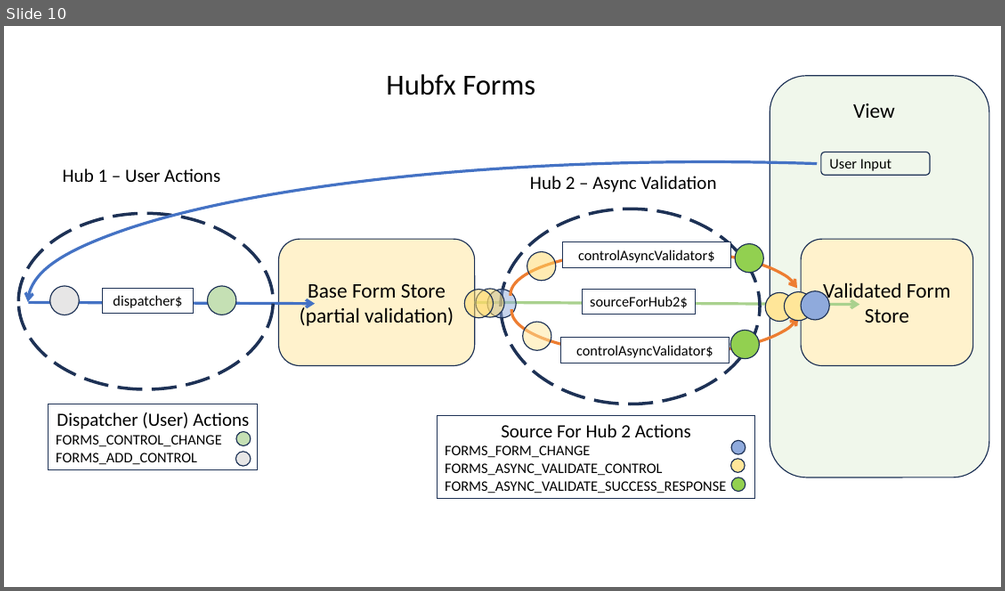
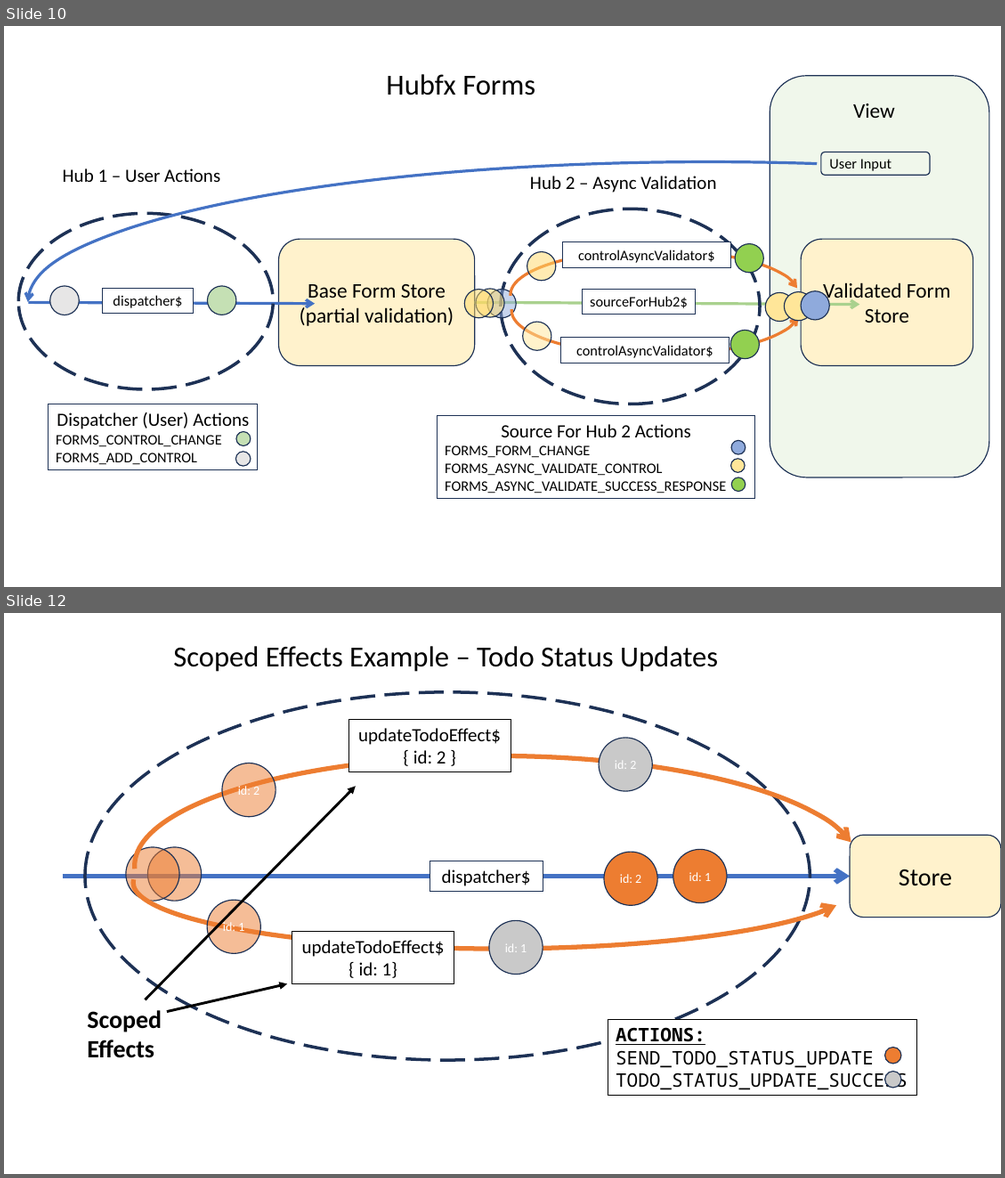
Before and after one commit to reactables/reactables, a slide deck: documentation/Hubfx Presentation.pptx. Shown one above the other, each under a label of ours: slide 10 before the commit, slides 10 and 12 after it; the slides between them are not shown. The pictures are 1005x591 and 1005x1178 pixels, drawn with LibreOffice and Linux fonts; fonts in the diff are those of the drawing. Boxes give left, top, right and bottom in pixels: in the first picture for what was removed or moved away, otherwise in the second. Text is boxed around its words. In the diff, an @@ line names an element or a change of style, - is before the commit and + after.

Commit message:
[11] Update core docs and add examples

```diff
--- a/documentation/Hubfx Presentation.pptx
+++ b/documentation/Hubfx Presentation.pptx
@@ slide 12 added at bbox=[4, 613, 1001, 1174], background #FFFFFF @@
@@ text added at bbox=[173, 646, 718, 672], 28 pt, text #000000 @@
+Scoped Effects Example – Todo Status Updates
@@ ellipse added at bbox=[85, 692, 809, 1060], outline #1E3256 3 pt dashed @@
@@ rectangle added at bbox=[348, 719, 511, 772], fill #FFFFFF, outline #000000 0.75 pt, 18 pt, text #000000 @@
+updateTodoEffect$
+{ id: 2 }
@@ ellipse added at bbox=[599, 738, 652, 792], fill #C9C9C9, outline #1E3256 1 pt, 12 pt, text #FFFFFF @@
+id: 2
@@ arc (boxed as its full ellipse) added at bbox=[135, 755, 859, 975], outline #ED7D31 4.5 pt @@
@@ ellipse added at bbox=[222, 763, 276, 817], fill #ED7D31 at 50% opacity, outline #1E3256 1 pt, 12 pt, text #FFFFFF @@
+id: 2
@@ arrow added from (146, 999) to (356, 786), #000000 2.5 pt @@
@@ arc (boxed as its full ellipse) added at bbox=[133, 817, 858, 949], outline #ED7D31 4.5 pt @@
@@ ellipse added at bbox=[126, 847, 179, 900], fill #ED7D31 at 50% opacity, outline #1E3256 1 pt @@
@@ ellipse added at bbox=[147, 847, 202, 900], fill #ED7D31 at 50% opacity, outline #1E3256 1 pt @@
@@ ellipse added at bbox=[604, 852, 657, 906], fill #ED7D31, outline #1E3256 1 pt, 12 pt, text #FFFFFF @@
+id: 2
@@ ellipse added at bbox=[673, 850, 727, 903], fill #ED7D31, outline #1E3256 1 pt, 12 pt, text #FFFFFF @@
+id: 1
@@ rounded rectangle added at bbox=[850, 835, 1001, 917], fill #FFF2CC, outline #1E3256 1 pt, 24 pt, text #000000 @@
+Store
@@ arrow added from (63, 876) to (850, 876), #4472C4 4.5 pt @@
@@ rectangle added at bbox=[429, 861, 542, 892], fill #FFFFFF, outline #1E3256 0.75 pt, 18 pt, text #000000 @@
+dispatcher$
@@ ellipse added at bbox=[208, 900, 261, 953], fill #ED7D31 at 50% opacity, outline #1E3256 1 pt, 12 pt, text #FFFFFF @@
+id: 1
@@ rectangle added at bbox=[291, 931, 454, 984], fill #FFFFFF, outline #000000 0.75 pt, 18 pt, text #000000 @@
+updateTodoEffect${ id: 1}
@@ ellipse added at bbox=[489, 920, 543, 974], fill #C9C9C9, outline #1E3256 1 pt, 12 pt, text #FFFFFF @@
+id: 1
@@ arrow added from (167, 1012) to (287, 984), #000000 2.5 pt @@
@@ text added at bbox=[87, 1010, 162, 1058], 24 pt, text #000000, bold @@
+Scoped Effects
@@ rectangle added at bbox=[608, 1020, 917, 1095], fill #FFFFFF, outline #000000 0.75 pt, 18 pt, text #000000 @@
+ACTIONS:
+SEND_TODO_STATUS_UPDATE
+TODO_STATUS_UPDATE_SUCCESS
@@ ellipse added at bbox=[885, 1046, 901, 1063], fill #ED7D31, outline #1E3256 1 pt @@
@@ ellipse added at bbox=[885, 1071, 901, 1088], fill #C9C9C9, outline #1E3256 1 pt @@
```
Also in this commit, not shown: 2 other slides added, 10 other files.
